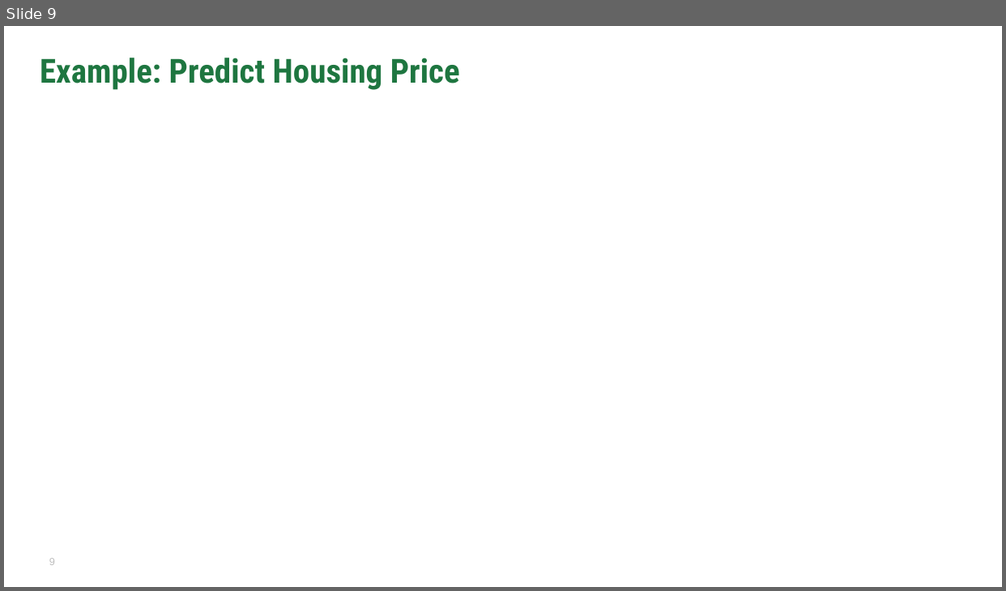
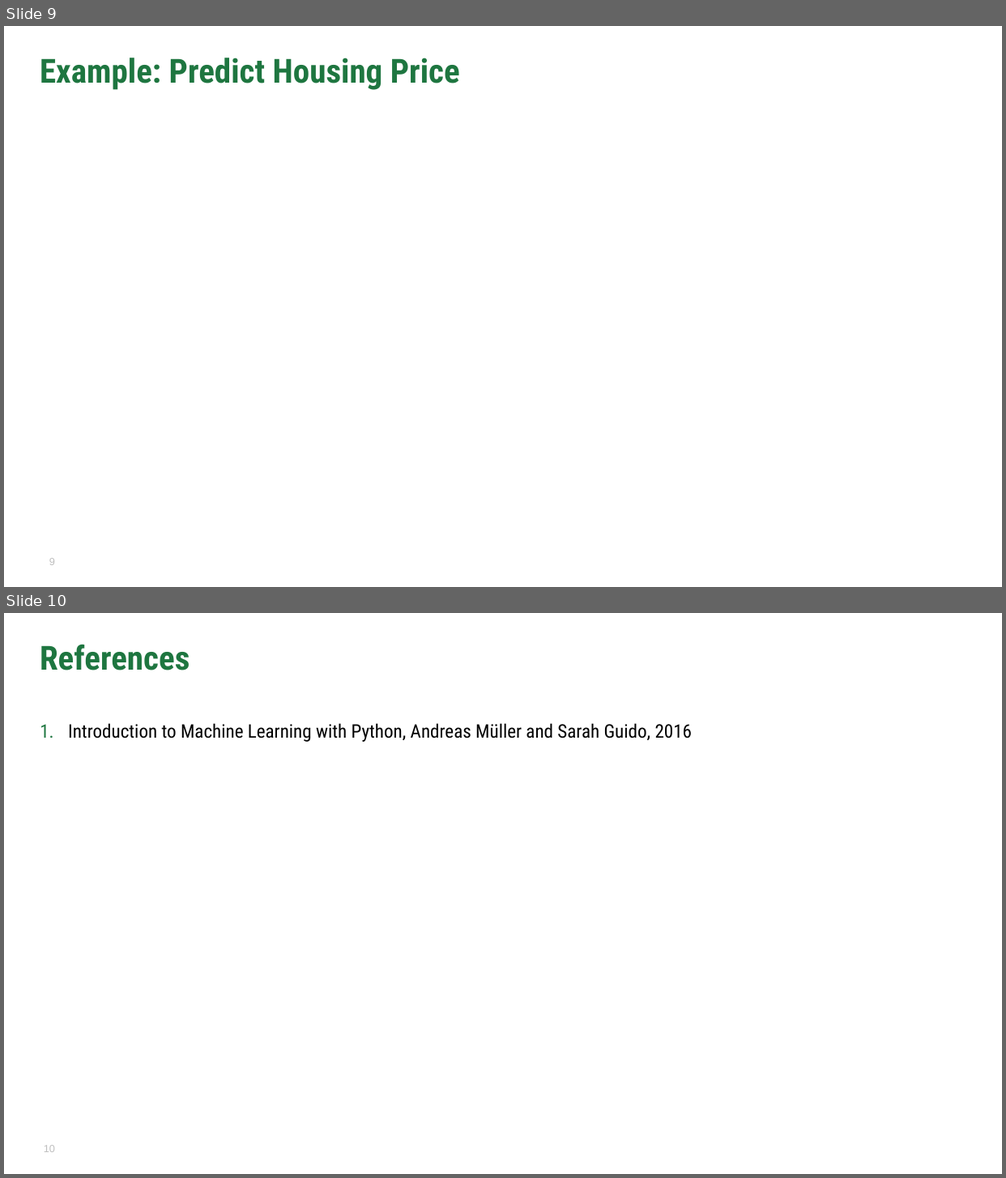
Before and after one commit to fwang2/ML, a slide deck: Slides/Lec-30-ML-Overview.pptx. Shown one above the other, each under a label of ours: slide 9 before the commit, slides 9 and 10 after it. The pictures are 1006x591 and 1006x1178 pixels, drawn with LibreOffice and Linux fonts; fonts in the diff are those of the drawing; background and template pictures are left out. Boxes give left, top, right and bottom in pixels: in the first picture for what was removed or moved away, otherwise in the second. Text is boxed around its words. In the diff, an @@ line names an element or a change of style, - is before the commit and + after.

```diff
--- a/Slides/Lec-30-ML-Overview.pptx
+++ b/Slides/Lec-30-ML-Overview.pptx
@@ slide 10 added at (4, 613, 1002, 1174), background #FFFFFF; not listed: 1 template element that a slide beside it also shows @@
@@ title added at (40, 644, 189, 671), 32 pt, text #1E7640, bold @@
+References
@@ text added at (68, 723, 692, 742), 18 pt, text #000000 @@
+1. Introduction to Machine Learning with Python, Andreas Müller and Sarah Guido, 2016
```
Also in this commit, not shown: 1 slide changed, 18 other files.
